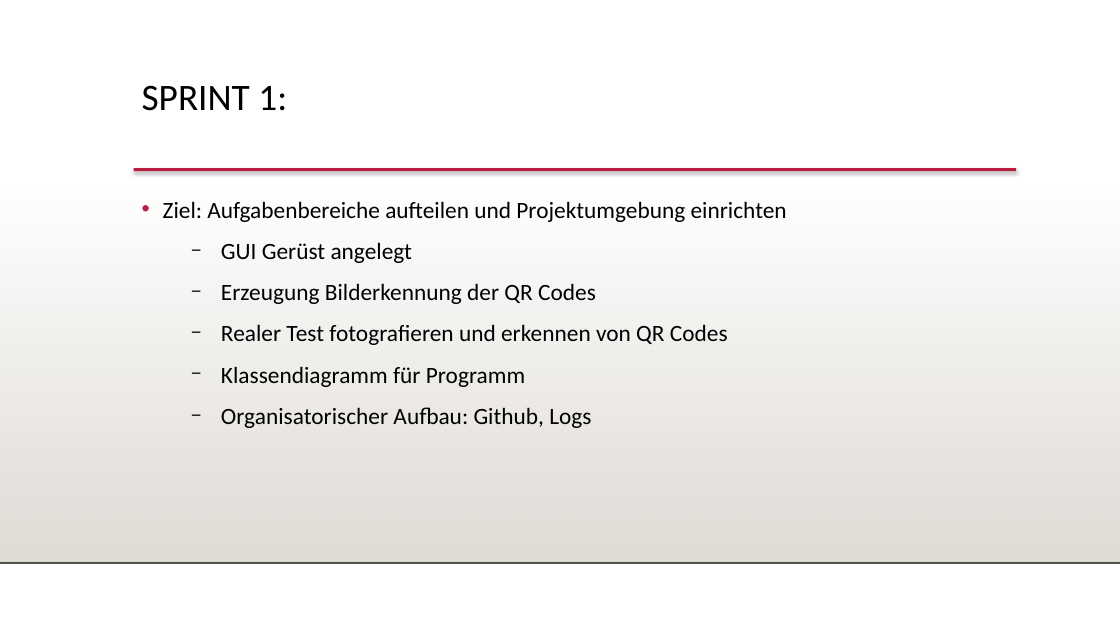
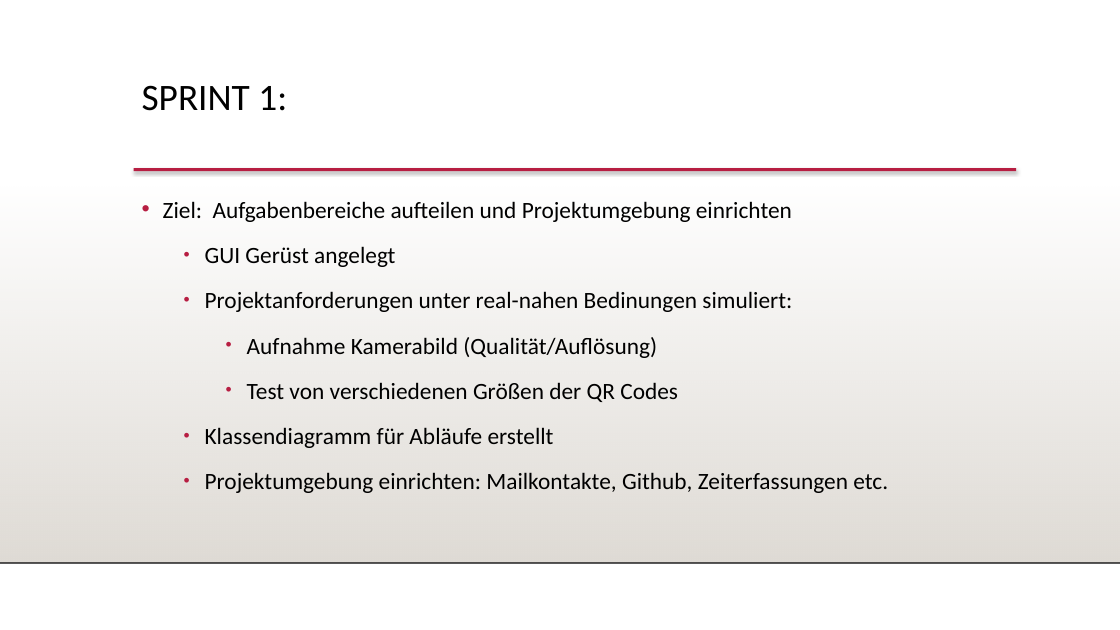
Before and after one commit to FeFi7/CarrierTracking, a slide deck: slide 7 of Dokumentation/MeilensteinPraesentation.pptx (slide 5 before the commit). Drawn at 1120x630 pixels with LibreOffice and Linux fonts; fonts in the diff are those of the drawing; background and template pictures are left out. Boxes give left, top, right and bottom in pixels: in the first picture for what was removed or moved away, otherwise in the second. Text is boxed around its words. In the diff, an @@ line names an element or a change of style, - is before the commit and + after.

```diff
--- a/Dokumentation/MeilensteinPraesentation.pptx
+++ b/Dokumentation/MeilensteinPraesentation.pptx
@@ text at [205,246,395,267]: bullet − to •; line spacing 1 to 1.2; less space between paragraphs; bullet colour #000000 to #B71E42 @@
@@ text at [205,291,888,493]: text changed @@
-  − Erzeugung Bilderkennung der QR Codes
-  − Realer Test fotografieren und erkennen von QR Codes
-  − Klassendiagramm für Programm
-  − Organisatorischer Aufbau: Github, Logs
+  • Projektanforderungen unter real-nahen Bedinungen simuliert:
+      • Aufnahme Kamerabild (Qualität/Auflösung)
+      • Test von verschiedenen Größen der QR Codes
+  • Klassendiagramm für Abläufe erstellt
+  • Projektumgebung einrichten: Mailkontakte, Github, Zeiterfassungen etc.
```
Also in this commit, not shown: 4 other slides changed, 4 slides added, 1 slide removed.
